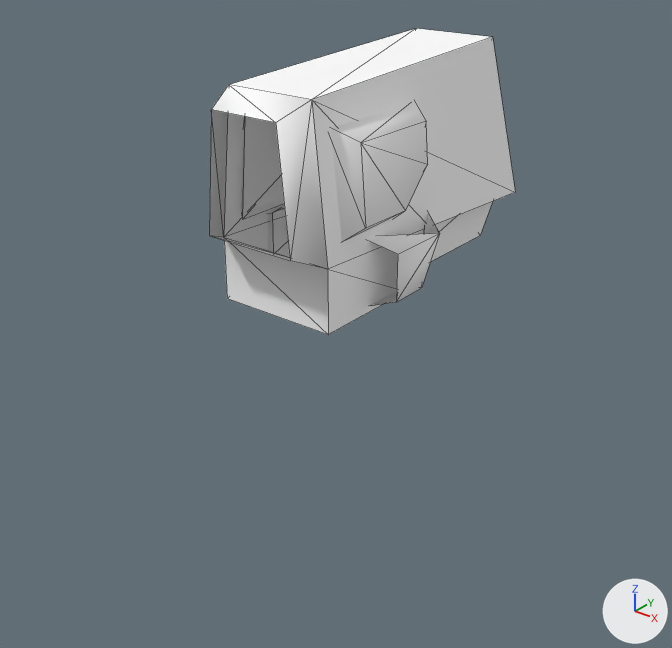
The OBJ model Assets/Art/Nova1492/GXConverted/Models/UnitParts/ArmWeapons/datan_common__02_RArm_9486bbf9.obj as it was, and as the next commit left it.
Rendered twice from a 50 mm lens placed at (2.03, -3.7, 1.89), pointed at (-0.25, -0.84, 0.12). Arrows for +X, +Y and +Z are at lower right; the lights stay in place. The older version comes first. Mesh edges are drawn as thin lines. Where no turn or scale is listed for an object, it has been applied to the vertices.

In view in the first picture: 'datan_common__02_RArm_9486bbf9'.
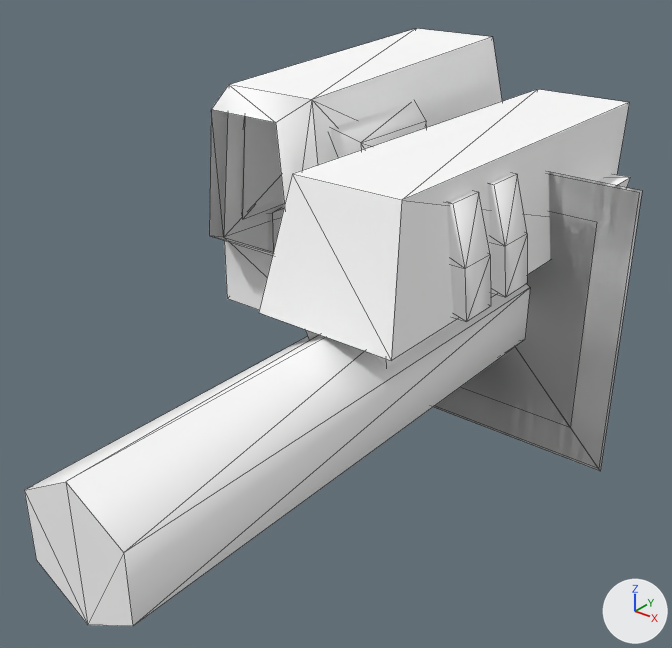
Diff of the bpy script that builds the scene:
```diff
--- a/Assets/Art/Nova1492/GXConverted/Models/UnitParts/ArmWeapons/datan_common__02_RArm_9486bbf9.obj.py
+++ b/Assets/Art/Nova1492/GXConverted/Models/UnitParts/ArmWeapons/datan_common__02_RArm_9486bbf9.obj.py
@@ me_datan_common__02_rarm_9486bbf9_mesh08 @@
+me_datan_common__02_rarm_9486bbf9_mesh08.from_pydata([(0.689, 0.0, 0.689), (0.689, 0.0, -0.689), (-0.689, 0.0, 0.689), (-0.689, 0.0, -0.689)], [], [(0, 1, 2), (3, 2, 1)])
+me_datan_common__02_rarm_9486bbf9_mesh08.materials.append(mat_datan_common__02_rarm_9486bbf9)  # white #ffffff
@@ me_datan_common__02_rarm_9486bbf9_mesh07 @@
+me_datan_common__02_rarm_9486bbf9_mesh07.from_pydata([(0.523, 0.0, 0.523), (0.523, 0.0, -0.523), (-0.523, 0.0, 0.523), (-0.523, 0.0, -0.523)], [], [(0, 1, 2), (3, 2, 1)])
+me_datan_common__02_rarm_9486bbf9_mesh07.materials.append(mat_datan_common__02_rarm_9486bbf9)  # white #ffffff
@@ me_datan_common__02_rarm_9486bbf9_mesh06 @@
+me_datan_common__02_rarm_9486bbf9_mesh06.from_pydata([(0.699, 0.0, 0.699), (0.699, 0.0, -0.699), (-0.699, 0.0, 0.699), (-0.699, 0.0, -0.699)], [], [(0, 1, 2), (3, 2, 1)])
+me_datan_common__02_rarm_9486bbf9_mesh06.materials.append(mat_datan_common__02_rarm_9486bbf9)  # white #ffffff
@@ ob_datan_common__02_rarm_9486bbf9_mesh08 @@
+ob_datan_common__02_rarm_9486bbf9_mesh08 = bpy.data.objects.new('datan_common__02_RArm_9486bbf9_mesh08', me_datan_common__02_rarm_9486bbf9_mesh08)
+ob_datan_common__02_rarm_9486bbf9_mesh08.location = (0.0, 0.0, 0.0)
@@ ob_datan_common__02_rarm_9486bbf9_mesh07 @@
+ob_datan_common__02_rarm_9486bbf9_mesh07 = bpy.data.objects.new('datan_common__02_RArm_9486bbf9_mesh07', me_datan_common__02_rarm_9486bbf9_mesh07)
+ob_datan_common__02_rarm_9486bbf9_mesh07.location = (0.0, 0.0, 0.0)
@@ ob_datan_common__02_rarm_9486bbf9_mesh06 @@
+ob_datan_common__02_rarm_9486bbf9_mesh06 = bpy.data.objects.new('datan_common__02_RArm_9486bbf9_mesh06', me_datan_common__02_rarm_9486bbf9_mesh06)
+ob_datan_common__02_rarm_9486bbf9_mesh06.location = (0.0, 0.0, 0.0)
@@ ob_datan_common__02_rarm_9486bbf9_mesh04 @@
+ob_datan_common__02_rarm_9486bbf9_mesh04 = bpy.data.objects.new('datan_common__02_RArm_9486bbf9_mesh04', me_datan_common__02_rarm_9486bbf9_mesh04)  # a 6-sided cylinder along y spanning x -0.24..0.24, y -2.43..0.0, z -0.28..0.28; in mat_datan_common__02_rarm_9486bbf9 (white #ffffff)
+ob_datan_common__02_rarm_9486bbf9_mesh04.location = (0.0, 0.0, 0.0)
@@ ob_datan_common__02_rarm_9486bbf9_mesh03 @@
+ob_datan_common__02_rarm_9486bbf9_mesh03 = bpy.data.objects.new('datan_common__02_RArm_9486bbf9_mesh03', me_datan_common__02_rarm_9486bbf9_mesh03)  # 24 vertices, 36 faces; spans x -0.385..0.385, y -0.821..-0.333, z 0.31..0.771; in mat_datan_common__02_rarm_9486bbf9 (white #ffffff)
+ob_datan_common__02_rarm_9486bbf9_mesh03.location = (0.0, 0.0, 0.0)
@@ ob_datan_common__02_rarm_9486bbf9_mesh02 @@
+ob_datan_common__02_rarm_9486bbf9_mesh02 = bpy.data.objects.new('datan_common__02_RArm_9486bbf9_mesh02', me_datan_common__02_rarm_9486bbf9_mesh02)  # 24 vertices, 28 faces; spans x -0.39..0.39, y -1.24..0.87, z -0.22..0.85; in mat_datan_common__02_rarm_9486bbf9 (white #ffffff)
+ob_datan_common__02_rarm_9486bbf9_mesh02.location = (0.0, 0.0, 0.0)
```

Boxes (x1, y1, x2, y2) around the edits, measured in the pictures (672 x 648 px):
'datan_common__02_RArm_9486bbf9_mesh04', added: after (24, 284, 530, 626)
'datan_common__02_RArm_9486bbf9_mesh02', added: after (259, 89, 631, 366)
'datan_common__02_RArm_9486bbf9_mesh08', added: after (437, 175, 639, 469)
'datan_common__02_RArm_9486bbf9_mesh06', added: after (434, 172, 642, 471)
'datan_common__02_RArm_9486bbf9_mesh03', added: after (447, 173, 527, 322)
'datan_common__02_RArm_9486bbf9_mesh07', added: after (462, 214, 597, 426)
